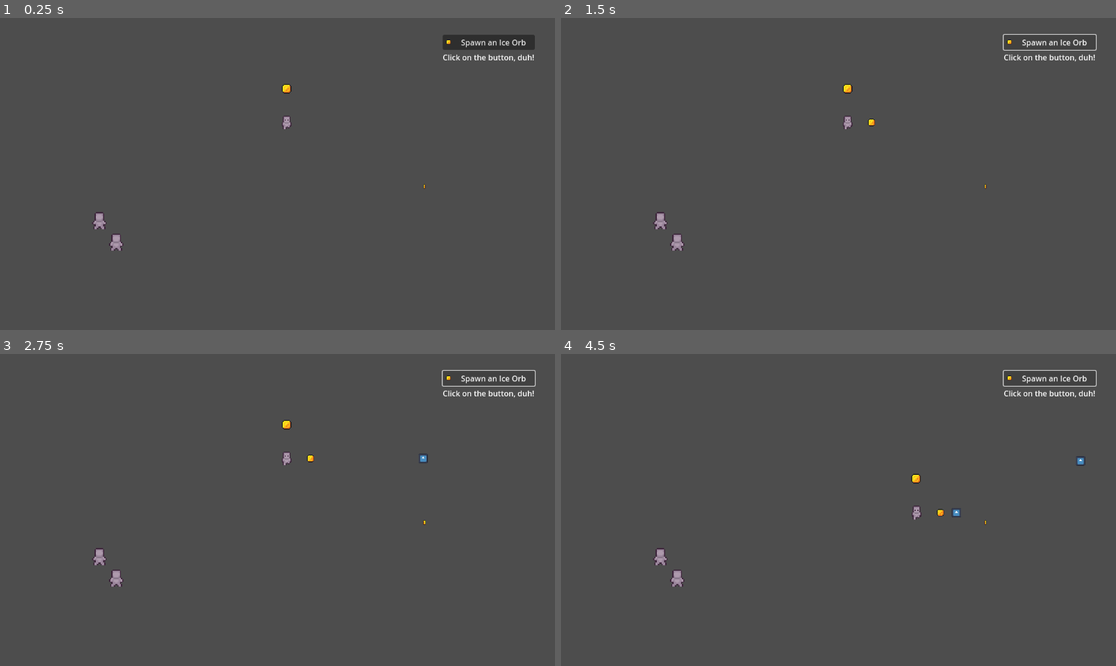
Above: before the commit, frames 1-4 (two rows, left to right).
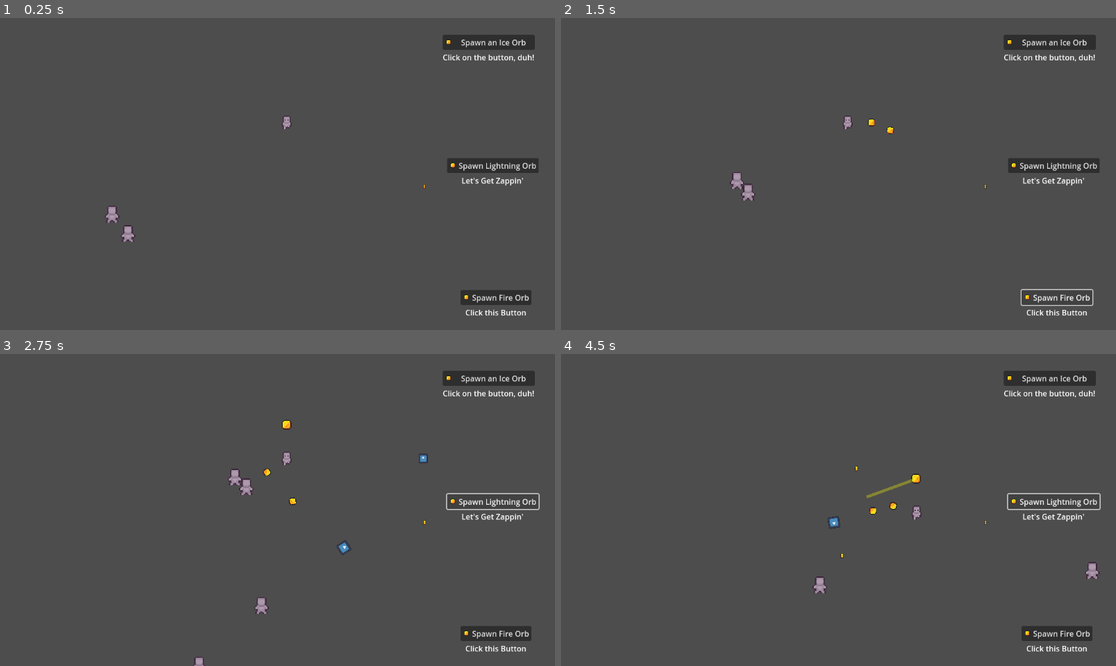
Above: after the commit, the same moments.

Repository: ImperatusGames/TopDownGame
Game: Godot game, scene res://game.tscn
The game is run twice, just before and just after one commit, with the same random seed, the same clock (stepped at 60 frames per second) and the same inputs. The engine's default icon, where the game draws it, is replaced by a stand-in: a white triangle on a blue panel in a dark square.
Inputs:
- Up to frame 1 (0.25 s): no input
- Up to frame 2 (1.5 s): click "Spawn an Ice Orb" at 0.5 s; click "Spawn an Ice Orb" (after the commit: "Spawn Fire Orb") at 1.25 s
- Up to frame 3 (2.75 s): click "Spawn an Ice Orb" (after the commit: "Spawn Lightning Orb") at 2 s
- Up to frame 4 (4.5 s): hold D (move_right) 2.78-3.53 s; hold S (move_down) 3.53-4.28 s; hold D (move_right) from 4.28 s (still down)

The runs differ from the first frame. In frame 1, 1.9% of the frame differs, in the area x 16-97%, y 21-96%; in frame 2, 1.8%; in frame 3, 1.9%; in frame 4, 2.0%, in the area x 16-98%, y 5-96%.

Commit message:
Lots of Tweaks
Adjustments to weapons, player, added orb spawn buttons for each weapon

Diff:
--- /dev/null
+++ b/bolt_orb_spawn.gd
@@ -0,0 +1,9 @@
+extends VBoxContainer
+
+signal spawn_bolt_orb
+
+func _ready() -> void:
+	%Button.pressed.connect(_button_pressed)
+
+func _button_pressed():
+	spawn_bolt_orb.emit()
--- /dev/null
+++ b/bolt_orb_spawn.tscn
@@ -0,0 +1,20 @@
+[gd_scene load_steps=3 format=3 uid="uid://ds8p1no3jqt6t"]
+
+[ext_resource type="Texture2D" uid="uid://df0orqwrq6bsk" path="res://assets/coin_single.png" id="1_6ctvo"]
+[ext_resource type="Script" path="res://bolt_orb_spawn.gd" id="1_yyifv"]
+
+[node name="BoltOrbSpawn" type="VBoxContainer"]
+offset_right = 40.0
+offset_bottom = 40.0
+script = ExtResource("1_yyifv")
+
+[node name="Button" type="Button" parent="."]
+unique_name_in_owner = true
+layout_mode = 2
+text = "Spawn Lightning Orb"
+icon = ExtResource("1_6ctvo")
+
+[node name="Label" type="Label" parent="."]
+layout_mode = 2
+text = "Let's Get Zappin'"
+horizontal_alignment = 1
--- a/components/drop_rate_component.gd
+++ b/components/drop_rate_component.gd
@@ -10,7 +10,7 @@
 		return
 
 	var drop_chance = randf() * 100
-	print(drop_chance, "% drop chance")
+	#print(drop_chance, "% drop chance")
 	if drop_chance <= drop_rate:
 		var new_xp_coin = drop_item.instantiate()
 		new_xp_coin.global_position = get_parent().global_position
--- /dev/null
+++ b/enemies/enemy_spawner.gd
@@ -0,0 +1,16 @@
+extends Node2D
+class_name EnemySpawner
+
+@export var enemy : Array[PackedScene]
+var count : int
+
+func _ready():
+	%Timer.timeout.connect(_on_timer_timeout)
+	count = 0
+
+func _on_timer_timeout():
+	spawn_enemy()
+
+func spawn_enemy():
+	enemy[count].instantiate()
+	get_parent().call_deferred("add_child", enemy[count])
--- /dev/null
+++ b/enemies/enemy_spawner.tscn
@@ -0,0 +1,10 @@
+[gd_scene load_steps=2 format=3 uid="uid://bxivxp5tfrojs"]
+
+[ext_resource type="Script" path="res://enemies/enemy_spawner.gd" id="1_kyvok"]
+
+[node name="EnemySpawner" type="Node2D"]
+script = ExtResource("1_kyvok")
+
+[node name="Timer" type="Timer" parent="."]
+unique_name_in_owner = true
+autostart = true
--- a/enemies/zombie.gd
+++ b/enemies/zombie.gd
@@ -1,4 +1,5 @@
 extends CharacterBody2D
+class_name Enemy
 
 @onready var player = get_node("/root/Game/Player")
 
@@ -8,11 +9,9 @@
 func _physics_process(_delta: float) -> void:
 	var direction = global_position.direction_to(player.global_position)
 	velocity = direction * %VelocityComponent.current_speed
-	#move_and_slide()
+	move_and_slide()
 
 func _on_health_empty():
 	#print("Dead unit")
 	$DropRateComponent.drop_attempt()
 	call_deferred("queue_free")
-
-#todo Add droprate function to component and then add signal emission for health_empty
--- a/orb_spawn.gd
+++ b/fire_orb_spawn.gd
@@ -1,9 +1,9 @@
 extends VBoxContainer
 
-signal spawn_ice_orb
+signal spawn_fire_orb
 
 func _ready() -> void:
 	%Button.pressed.connect(_button_pressed)
 
 func _button_pressed():
-	spawn_ice_orb.emit()
+	spawn_fire_orb.emit()
--- /dev/null
+++ b/fire_orb_spawn.tscn
@@ -0,0 +1,20 @@
+[gd_scene load_steps=3 format=3 uid="uid://b4hbonekt2eg4"]
+
+[ext_resource type="Script" path="res://fire_orb_spawn.gd" id="1_8iu2h"]
+[ext_resource type="Texture2D" uid="uid://df0orqwrq6bsk" path="res://assets/coin_single.png" id="1_a7t26"]
+
+[node name="FireOrbSpawn" type="VBoxContainer"]
+offset_right = 40.0
+offset_bottom = 40.0
+script = ExtResource("1_8iu2h")
+
+[node name="Button" type="Button" parent="."]
+unique_name_in_owner = true
+layout_mode = 2
+text = "Spawn Fire Orb"
+icon = ExtResource("1_a7t26")
+
+[node name="Label" type="Label" parent="."]
+layout_mode = 2
+text = "Click this Button"
+horizontal_alignment = 1
--- a/game.gd
+++ b/game.gd
@@ -2,10 +2,15 @@
 
 #@onready var ice_orb_button = preload("res://orb_spawn.gd")
 @onready var player = get_node("/root/Game/Player")
-@onready var ice_button = $OrbSpawn.get_node("Button")
+@onready var ice_button = $IceOrbSpawn.get_node("Button")
+@onready var fire_button = $FireOrbSpawn.get_node("Button")
+@onready var bolt_button = $BoltOrbSpawn.get_node("Button")
 
 func _ready() -> void:
 	ice_button.pressed.connect(_ice_orb_spawn_pressed)
+	fire_button.pressed.connect(_fire_orb_spawn_pressed)
+	bolt_button.pressed.connect(_bolt_orb_spawn_pressed)
+	%Timer.timeout.connect(_on_timer_timeout)
 
 func _ice_orb_spawn_pressed():
 	const ICE_ORB = preload("res://player/weapons/ice_orb.tscn")
@@ -14,3 +19,28 @@
 	#new_orb.global_rotation = player.global_rotation
 	player.add_child(new_orb)
 	print("New Ice Orb spawned at " + str(new_orb.global_position))
+
+func _fire_orb_spawn_pressed():
+	const FIRE_ORB = preload("res://player/weapons/fire_orb.tscn")
+	var new_orb = FIRE_ORB.instantiate()
+	#new_orb.global_position = player.global_position
+	#new_orb.global_rotation = player.global_rotation
+	player.add_child(new_orb)
+	print("New Fire Orb spawned at " + str(new_orb.global_position))
+
+func _bolt_orb_spawn_pressed():
+	const BOLT_ORB = preload("res://player/weapons/lightning_orb.tscn")
+	var new_orb = BOLT_ORB.instantiate()
+	#new_orb.global_position = player.global_position
+	#new_orb.global_rotation = player.global_rotation
+	player.add_child(new_orb)
+	print("New Bolt Orb spawned at " + str(new_orb.global_position))
+
+func spawn_mob():
+	var new_mob = preload("res://enemies/zombie.tscn").instantiate()
+	%PathFollow2D.progress_ratio = randf()
+	new_mob.global_position = %PathFollow2D.global_position
+	add_child(new_mob)
+
+func _on_timer_timeout():
+	spawn_mob()
--- a/game.tscn
+++ b/game.tscn
@@ -1,10 +1,19 @@
-[gd_scene load_steps=6 format=3 uid="uid://cib2trgltqr2v"]
+[gd_scene load_steps=10 format=3 uid="uid://cib2trgltqr2v"]
 
 [ext_resource type="PackedScene" uid="uid://cs7snk0ujxfjr" path="res://player/player.tscn" id="1_jdka2"]
 [ext_resource type="Script" path="res://game.gd" id="1_qu5d8"]
 [ext_resource type="PackedScene" uid="uid://db44ncf08m8q8" path="res://enemies/zombie.tscn" id="2_841bp"]
 [ext_resource type="PackedScene" uid="uid://cm71qkqjauy36" path="res://assets/xp_coin.tscn" id="3_rsvab"]
-[ext_resource type="PackedScene" uid="uid://bpukm82q4ktld" path="res://orb_spawn.tscn" id="4_rxucg"]
+[ext_resource type="PackedScene" uid="uid://bpukm82q4ktld" path="res://ice_orb_spawn.tscn" id="4_rxucg"]
+[ext_resource type="PackedScene" uid="uid://bxivxp5tfrojs" path="res://enemies/enemy_spawner.tscn" id="6_hh5lf"]
+[ext_resource type="PackedScene" uid="uid://b4hbonekt2eg4" path="res://fire_orb_spawn.tscn" id="6_rn3pu"]
+[ext_resource type="PackedScene" uid="uid://ds8p1no3jqt6t" path="res://bolt_orb_spawn.tscn" id="7_uwgwt"]
+
+[sub_resource type="Curve2D" id="Curve2D_bimy6"]
+_data = {
+"points": PackedVector2Array(0, 0, 0, 0, -88.6276, -88.9121, 0, 0, 0, 0, 1266.01, -84.9512, 0, 0, 0, 0, 1267, 731, 0, 0, 0, 0, -88.6276, 728.029, 0, 0, -4.2012, -28.008, -88.6276, -88.9121)
+}
+point_count = 5
 
 [node name="Game" type="Node2D"]
 script = ExtResource("1_qu5d8")
@@ -21,9 +30,41 @@
 [node name="XP Coin" parent="." instance=ExtResource("3_rsvab")]
 position = Vector2(881, 350)
 
-[node name="OrbSpawn" parent="." instance=ExtResource("4_rxucg")]
+[node name="IceOrbSpawn" parent="." instance=ExtResource("4_rxucg")]
 unique_name_in_owner = true
 offset_left = 919.0
 offset_top = 35.0
 offset_right = 1110.0
 offset_bottom = 93.0
+metadata/_edit_use_anchors_ = true
+
+[node name="Path2D" type="Path2D" parent="."]
+position = Vector2(-12.4982, -7.21085)
+scale = Vector2(1.00986, 1.00986)
+curve = SubResource("Curve2D_bimy6")
+
+[node name="PathFollow2D" type="PathFollow2D" parent="Path2D"]
+unique_name_in_owner = true
+position = Vector2(-88.6276, -88.9121)
+rotation = 0.00292395
+
+[node name="Timer" type="Timer" parent="."]
+unique_name_in_owner = true
+autostart = true
+
+[node name="FireOrbSpawn" parent="." instance=ExtResource("6_rn3pu")]
+unique_name_in_owner = true
+offset_left = 956.0
+offset_top = 565.0
+offset_right = 1103.0
+offset_bottom = 623.0
+
+[node name="BoltOrbSpawn" parent="." instance=ExtResource("7_uwgwt")]
+unique_name_in_owner = true
+offset_left = 928.0
+offset_top = 291.0
+offset_right = 1118.0
+offset_bottom = 349.0
+
+[node name="EnemySpawner" parent="." instance=ExtResource("6_hh5lf")]
+enemy = Array[PackedScene]([ExtResource("2_841bp")])
--- /dev/null
+++ b/ice_orb_spawn.gd
@@ -0,0 +1,9 @@
+extends VBoxContainer
+
+signal spawn_ice_orb
+
+func _ready() -> void:
+	%Button.pressed.connect(_button_pressed)
+
+func _button_pressed():
+	spawn_ice_orb.emit()
--- a/orb_spawn.tscn
+++ b/ice_orb_spawn.tscn
@@ -1,9 +1,9 @@
 [gd_scene load_steps=3 format=3 uid="uid://bpukm82q4ktld"]
 
 [ext_resource type="Texture2D" uid="uid://df0orqwrq6bsk" path="res://assets/coin_single.png" id="1_6hdxr"]
-[ext_resource type="Script" path="res://orb_spawn.gd" id="1_ovep8"]
+[ext_resource type="Script" path="res://ice_orb_spawn.gd" id="1_ovep8"]
 
-[node name="OrbSpawn" type="VBoxContainer"]
+[node name="IceOrbSpawn" type="VBoxContainer"]
 offset_right = 191.0
 offset_bottom = 58.0
 script = ExtResource("1_ovep8")
--- a/player/player.gd
+++ b/player/player.gd
@@ -3,6 +3,7 @@
 
 var player_xp : int = 0
 var level : int = 1
+var xp_to_level = 3
 
 #const XP_COIN = preload("res://assets/xp_coin.tscn")
 
@@ -21,11 +22,25 @@
 		if enemy.has_node("DamageComponent") == true:
 			damage_rate += enemy.get_node("DamageComponent").current_damage_rate
 			#print("Damage component exists")
-			print(damage_rate)
+			#print(damage_rate)
 
 	if overlapping_enemies.size() > 0:
 		%HealthComponent.current_health -= damage_rate * delta
-		print(%HealthComponent.current_health)
+		#print(%HealthComponent.current_health)
 
 func on_experience_gain(experience):
 	player_xp += experience
+	get_experience()
+
+func get_experience():
+	if player_xp == xp_to_level:
+		level_up()
+	else:
+		print("XP to level: " + str(xp_to_level - player_xp))
+
+func level_up():
+	player_xp = 0
+	level += 1
+	xp_to_level += 2
+	%HealthComponent.current_health = %HealthComponent.MAX_HEALTH
+	print("Player leveled up to level " + str(level))
--- a/player/player.tscn
+++ b/player/player.tscn
@@ -1,11 +1,10 @@
-[gd_scene load_steps=14 format=3 uid="uid://cs7snk0ujxfjr"]
+[gd_scene load_steps=13 format=3 uid="uid://cs7snk0ujxfjr"]
 
 [ext_resource type="Script" path="res://player/player.gd" id="1_h321q"]
 [ext_resource type="PackedScene" uid="uid://wf6bff4qnd3a" path="res://components/health_component.tscn" id="1_t2qbt"]
 [ext_resource type="Texture2D" uid="uid://bhocepugo503t" path="res://assets/Prototype_Character.png" id="3_7i35b"]
 [ext_resource type="PackedScene" uid="uid://d1bym2dtxelqs" path="res://components/velocity_component.tscn" id="5_bb5oc"]
 [ext_resource type="PackedScene" uid="uid://bbkhvvg2yjkrj" path="res://components/hurt_box_component.tscn" id="6_5dtbf"]
-[ext_resource type="PackedScene" uid="uid://d3etibl6tufl3" path="res://player/weapons/lightning_orb.tscn" id="6_mkvma"]
 
 [sub_resource type="AtlasTexture" id="AtlasTexture_qpmp7"]
 atlas = ExtResource("3_7i35b")
@@ -78,5 +77,3 @@
 [node name="CollisionShape2D" type="CollisionShape2D" parent="HurtBoxComponent"]
 position = Vector2(0, 2)
 shape = SubResource("CircleShape2D_ho3ti")
-
-[node name="LightningOrb" parent="." instance=ExtResource("6_mkvma")]
--- a/player/weapons/ice_shot.gd
+++ b/player/weapons/ice_shot.gd
@@ -60,5 +60,5 @@
 		attack.attack_damage = damage
 
 		hurtbox.damage(attack)
-		print("Damage dealt!")
+		#print("Damage dealt!")
 		queue_free()
--- a/player/weapons/lightning_orb.gd
+++ b/player/weapons/lightning_orb.gd
@@ -1,7 +1,9 @@
 extends Area2D
 
-var upgrade_level = 1
-var damage = 1
+var upgrade_level : int = 1
+var damage : int = 1
+var chain_lightning : bool = true
+var chain_rate : float = 1.0
 
 func _ready() -> void:
 	$Timer.timeout.connect(_on_timer_timeout)
@@ -21,7 +23,7 @@
 
 			var enemy_position = overlapping_enemies[random_enemy].global_position
 			#var enemy = get_tree().get_first_node_in_group("Enemy")
-			print(enemy_position)
+			#print(enemy_position)
 			#print(overlapping_enemies.size())
 
 			var bolt = Line2D.new()
@@ -33,11 +35,31 @@
 			#bolt.add_point(Vector2(200,0))
 			bolt.add_point((enemy_position - $ShootingPoint.global_position) / 2)
 			#bolt.add_point(enemy.global_position - $ShootingPoint.global_position)
-			print(bolt.points)
+			#print(bolt.points)
 
 			hurtbox.damage(attack)
-			print("Damage dealt!")
+			#print("Damage dealt!")
 
-			var tween = get_tree().create_tween()
+			if chain_lightning == true:
+				var chain_chance = randi_range(1, 100)
+				if chain_chance <= chain_rate * 100:
+					var shape = CircleShape2D.new()
+					shape.set_radius($CollisionShape2D.shape.radius * 0.85)
+					var check_area = CollisionShape2D.new()
+					check_area.set_shape(shape)
+					check_area.global_position = bolt.points[1]
+
+					bolt.add_child(check_area)
+
+					#overlapping_enemies = check_area.get_overlapping_bodies()
+					#if overlapping_enemies.size() > 0:
+						#random_enemy = randi_range(0, overlapping_enemies.size() - 1)
+						#if overlapping_enemies[random_enemy].has_node("HurtBoxComponent") == true:
+							#hurtbox = overlapping_enemies[random_enemy].get_node("HurtBoxComponent")
+							#hurtbox.damage(attack)
+
+					print("New Shape Should Be Added")
+
+			var tween = create_tween()
 			tween.tween_property(bolt, "modulate", Color.TRANSPARENT, 1)
 			tween.tween_callback(bolt.queue_free)
--- a/player/weapons/lightning_orb.tscn
+++ b/player/weapons/lightning_orb.tscn
@@ -4,7 +4,7 @@
 [ext_resource type="Texture2D" uid="uid://df0orqwrq6bsk" path="res://assets/coin_single.png" id="2_ol4d8"]
 
 [sub_resource type="CircleShape2D" id="CircleShape2D_7tm0h"]
-radius = 177.0
+radius = 175.0
 
 [node name="LightningOrb" type="Area2D"]
 collision_layer = 4
@@ -25,5 +25,5 @@
 
 [node name="Timer" type="Timer" parent="."]
 unique_name_in_owner = true
-wait_time = 2.0
+wait_time = 1.75
 autostart = true
